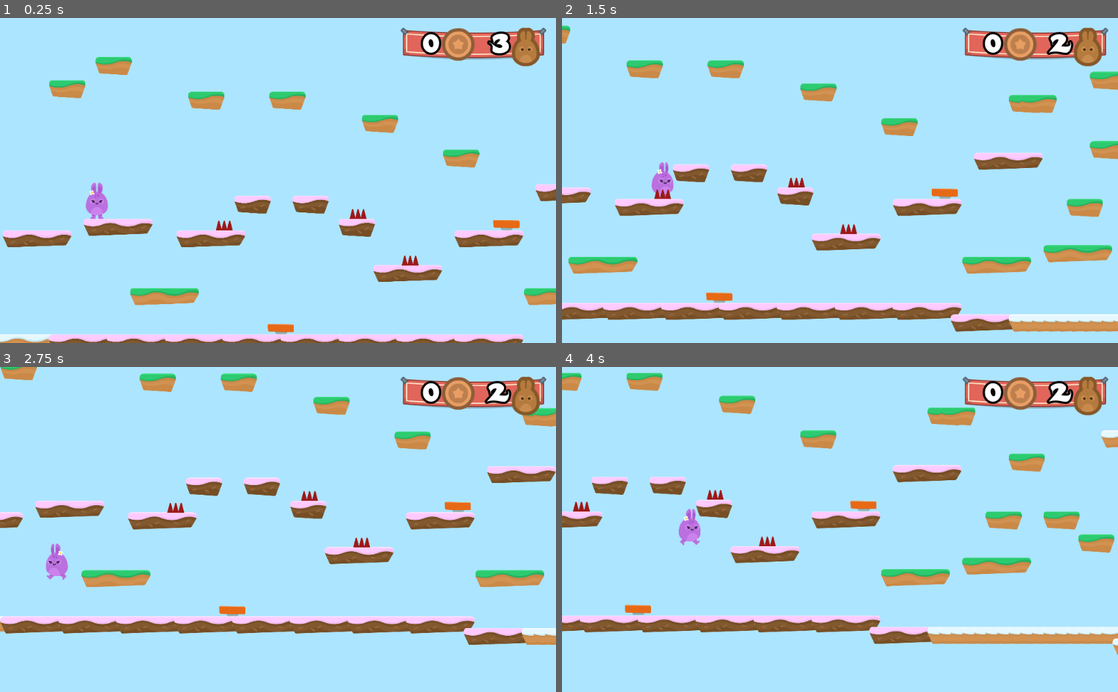
Above: before the commit, frames 1-4 (two rows, left to right).
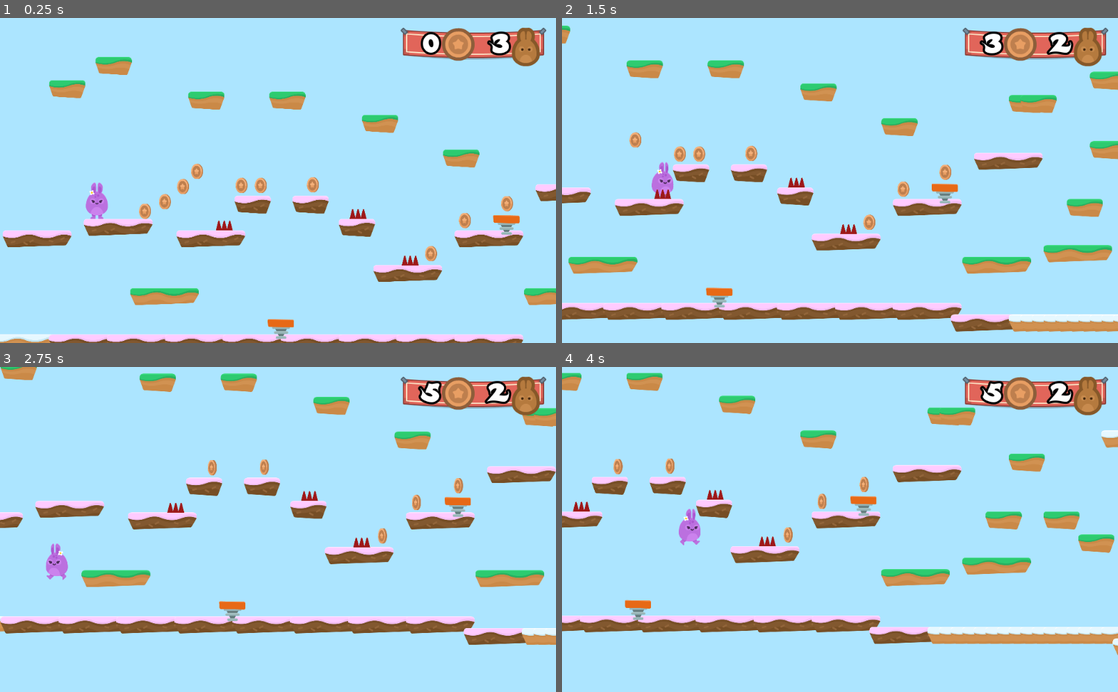
Above: after the commit, the same moments.

Repository: vrudas/hoppy-days
Game: Godot game, scene res://Levels/Level1.tscn
The game is run twice, just before and just after one commit, with the same random seed, the same clock (stepped at 60 frames per second) and the same inputs.
Inputs:
- Up to frame 1 (0.25 s): no input
- Up to frame 2 (1.5 s): hold D (right) from 0.53 s (still down); tap W (jump) at 0.77 s
- Up to frame 3 (2.75 s): tap W (jump) at 1.52 s; release D (right) at 2.03 s; hold A (left) from 2.03 s (still down)
- Up to frame 4 (4 s): release A (left) at 2.78 s; hold D (right) from 2.78 s (still down); tap W (jump) at 3.02, 3.77 s

The runs differ from the first frame. In frame 1, 1.3% of the frame differs, in the area x 25-94%, y 44-99%; in frame 2, 1.2%; in frame 3, 0.9%; in frame 4, 0.9%.

Commit message:
Implemented Coin item

Diff:
--- a/GUI/GUI.gd
+++ b/GUI/GUI.gd
@@ -1,7 +1,9 @@
 extends CanvasLayer
 
 onready var LifeCount: Label = $Control/TextureRect/HBoxContainer/LifeCount
+onready var CoinCount: Label = $Control/TextureRect/HBoxContainer/CoinCount
 
 
-func update_lives(lives_left: int):
+func update_GUI(lives_left: int, coins: int):
     LifeCount.text = str(lives_left)
+    CoinCount.text = str(coins)
--- /dev/null
+++ b/Items/Coin.gd
@@ -0,0 +1,16 @@
+extends Node2D
+
+var taken: bool = false
+
+func _on_Area2D_body_entered(body):
+    if not taken:
+        taken = true
+
+        $AnimationPlayer.play("die")
+        $AudioStreamPlayer.play()
+
+        get_tree().call_group("Gamestate", "coin_up")
+
+
+func die():
+    queue_free()
--- /dev/null
+++ b/Items/Coin.tscn
@@ -0,0 +1,73 @@
+[gd_scene load_steps=10 format=2]
+
+[ext_resource path="res://SFX/coin_SFX.wav" type="AudioStream" id=1]
+[ext_resource path="res://GFX/Items/bronze_2.png" type="Texture" id=2]
+[ext_resource path="res://GFX/Items/bronze_3.png" type="Texture" id=3]
+[ext_resource path="res://Items/Coin.gd" type="Script" id=4]
+[ext_resource path="res://GFX/Items/bronze_4.png" type="Texture" id=5]
+[ext_resource path="res://GFX/Items/bronze_1.png" type="Texture" id=6]
+
+[sub_resource type="SpriteFrames" id=1]
+animations = [ {
+"frames": [ ExtResource( 6 ), ExtResource( 2 ), ExtResource( 3 ), ExtResource( 5 ), ExtResource( 3 ), ExtResource( 2 ) ],
+"loop": true,
+"name": "spin",
+"speed": 10.0
+} ]
+
+[sub_resource type="CircleShape2D" id=2]
+radius = 42.6803
+
+[sub_resource type="Animation" id=3]
+resource_name = "die"
+length = 0.5
+tracks/0/type = "value"
+tracks/0/path = NodePath(".:scale")
+tracks/0/interp = 1
+tracks/0/loop_wrap = true
+tracks/0/imported = false
+tracks/0/enabled = true
+tracks/0/keys = {
+"times": PoolRealArray( 0, 0.2, 0.5 ),
+"transitions": PoolRealArray( 1, 1, 1 ),
+"update": 0,
+"values": [ Vector2( 1, 1 ), Vector2( 1.5, 1.5 ), Vector2( 0.01, 0.01 ) ]
+}
+tracks/1/type = "method"
+tracks/1/path = NodePath(".")
+tracks/1/interp = 1
+tracks/1/loop_wrap = true
+tracks/1/imported = false
+tracks/1/enabled = true
+tracks/1/keys = {
+"times": PoolRealArray( 0.5 ),
+"transitions": PoolRealArray( 1 ),
+"values": [ {
+"args": [  ],
+"method": "die"
+} ]
+}
+
+[node name="Coin" type="Node2D"]
+script = ExtResource( 4 )
+
+[node name="AnimatedSprite" type="AnimatedSprite" parent="."]
+frames = SubResource( 1 )
+animation = "spin"
+frame = 5
+playing = true
+
+[node name="Area2D" type="Area2D" parent="."]
+collision_layer = 8
+
+[node name="CollisionShape2D" type="CollisionShape2D" parent="Area2D"]
+visible = false
+shape = SubResource( 2 )
+
+[node name="AudioStreamPlayer" type="AudioStreamPlayer" parent="."]
+stream = ExtResource( 1 )
+volume_db = -5.0
+
+[node name="AnimationPlayer" type="AnimationPlayer" parent="."]
+anims/die = SubResource( 3 )
+[connection signal="body_entered" from="Area2D" to="." method="_on_Area2D_body_entered"]
--- a/Items/JumpPad.tscn
+++ b/Items/JumpPad.tscn
@@ -46,7 +46,7 @@
 
 [node name="AnimatedSprite" type="AnimatedSprite" parent="."]
 frames = SubResource( 1 )
-animation = "idle"
+animation = "boost"
 frame = 1
 playing = true
 
--- a/Levels/GameState.gd
+++ b/Levels/GameState.gd
@@ -1,6 +1,10 @@
 extends Node2D
 
+const TARGET_COINS_TO_BONUS_LIVE: int = 10
+
 var lives: int = 3
+var coins: int = 0
+
 
 func _ready():
     add_to_group("Gamestate")
@@ -19,7 +23,21 @@
 
 
 func update_GUI():
-    get_tree().call_group("GUI", "update_lives", lives)
+    get_tree().call_group("GUI", "update_GUI", lives, coins)
+
+
+func coin_up():
+    coins += 1
+    update_GUI()
+
+    var multiple_of_coins = (coins % TARGET_COINS_TO_BONUS_LIVE) == 0
+    if multiple_of_coins:
+        life_up()
+
+
+func life_up():
+    lives += 1
+    update_GUI()
 
 
 func end_game():
--- a/Levels/Level1.tscn
+++ b/Levels/Level1.tscn
@@ -7,6 +7,7 @@
 [ext_resource path="res://Items/JumpPad.tscn" type="PackedScene" id=5]
 [ext_resource path="res://Levels/GameState.gd" type="Script" id=6]
 [ext_resource path="res://GUI/GUI.tscn" type="PackedScene" id=7]
+[ext_resource path="res://Items/Coin.tscn" type="PackedScene" id=8]
 
 [node name="Level1" type="Node2D"]
 position = Vector2( 39.8112, 740.488 )
@@ -32,6 +33,38 @@
 [node name="SpikeTop3" parent="Hazards" instance=ExtResource( 3 )]
 position = Vector2( 2291.65, 1419.5 )
 
+[node name="Coins" type="Node" parent="."]
+
+[node name="Coin" parent="Coins" instance=ExtResource( 8 )]
+position = Vector2( 826.57, 1146.02 )
+
+[node name="Coin2" parent="Coins" instance=ExtResource( 8 )]
+position = Vector2( 936.437, 1094.32 )
+
+[node name="Coin3" parent="Coins" instance=ExtResource( 8 )]
+position = Vector2( 1036.61, 1010.3 )
+
+[node name="Coin4" parent="Coins" instance=ExtResource( 8 )]
+position = Vector2( 1114.16, 926.282 )
+
+[node name="Coin5" parent="Coins" instance=ExtResource( 8 )]
+position = Vector2( 1359.75, 1003.84 )
+
+[node name="Coin6" parent="Coins" instance=ExtResource( 8 )]
+position = Vector2( 1466.39, 1003.84 )
+
+[node name="Coin7" parent="Coins" instance=ExtResource( 8 )]
+position = Vector2( 1753.98, 1000.6 )
+
+[node name="Coin8" parent="Coins" instance=ExtResource( 8 )]
+position = Vector2( 2406.73, 1381.91 )
+
+[node name="Coin9" parent="Coins" instance=ExtResource( 8 )]
+position = Vector2( 2594.15, 1197.72 )
+
+[node name="Coin10" parent="Coins" instance=ExtResource( 8 )]
+position = Vector2( 2826.81, 1104.01 )
+
 [node name="JumpPads" type="Node" parent="."]
 
 [node name="JumpPad" parent="JumpPads" instance=ExtResource( 5 )]
Not shown: 1 places in Levels/Level1.tscn that only renumber resources
